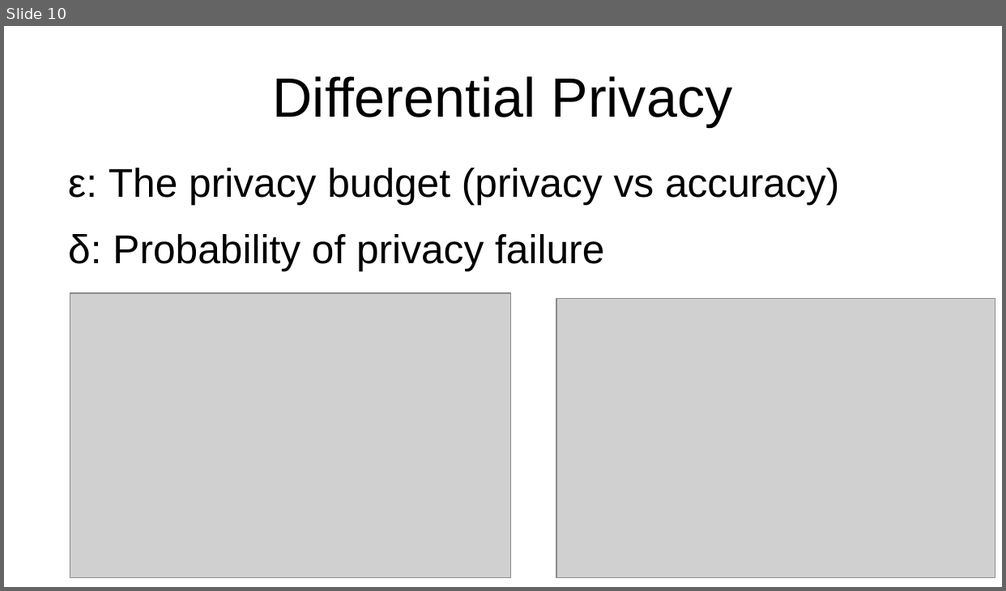
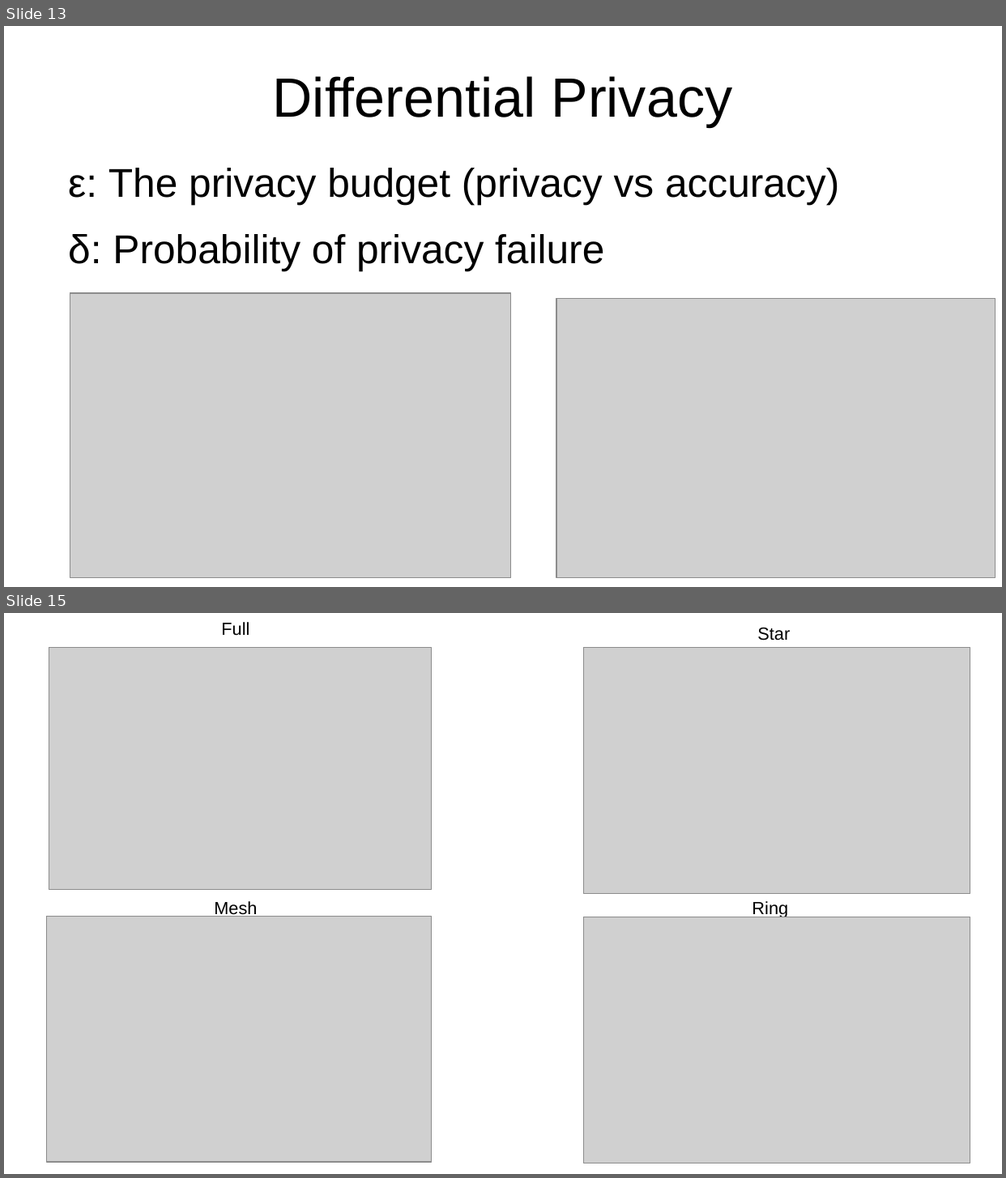
Before and after one commit to MortenMunk/PE-capstone, a slide deck: presentation.odp. Shown one above the other, each under a label of ours: slide 10 before the commit, slides 13 and 15 after it; the slides between them are not shown. The pictures are 1006x591 and 1006x1178 pixels, drawn with LibreOffice and Linux fonts; fonts in the diff are those of the drawing; grey boxes stand for pictures. Boxes give left, top, right and bottom in pixels: in the first picture for what was removed or moved away, otherwise in the second. Text is boxed around its words. In the diff, an @@ line names an element or a change of style, - is before the commit and + after.

```diff
--- a/presentation.odp
+++ b/presentation.odp
@@ slide 15 added at (4, 613, 1002, 1174), background #FFFFFF @@
@@ title added at (221, 622, 249, 636), 14 pt, text #000000 @@
+Full
@@ title added at (757, 628, 790, 641), 14 pt, text #000000 @@
+Star
@@ picture added at (49, 647, 432, 890) @@
@@ picture added at (583, 647, 970, 894) @@
@@ title added at (214, 901, 257, 918), 14 pt, text #000000 @@
+Mesh
@@ title added at (752, 901, 788, 918), 14 pt, text #000000 @@
+Ring
@@ picture added at (47, 917, 432, 1161) @@
@@ picture added at (583, 918, 970, 1164) @@
@@ what was slide 10 is now slide 13 @@
```
Also in this commit, not shown: 5 slides changed, 5 other slides added, 2 slides removed, 6 other files.
